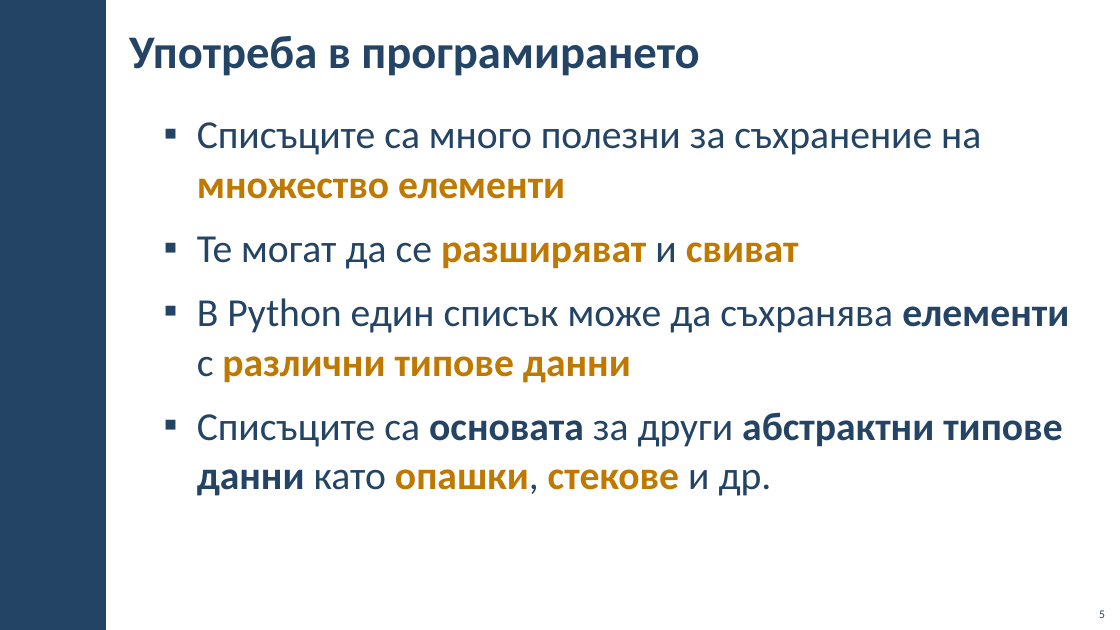
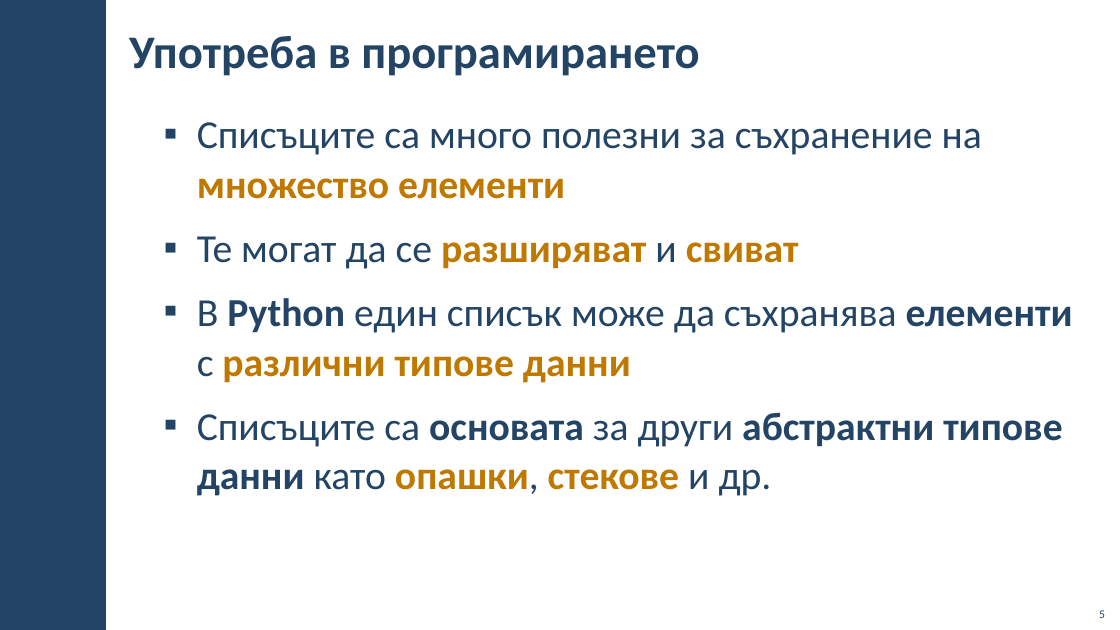
Before and after one commit to BG-IT-Edu/School-Programming, a slide deck: slide 5 of Courses/Computer-Modeling-and-IT/Computer-Modeling-and-IT-6-Class/27-{last-number}-Python/30-Lists/30-Lists.pptx. Drawn at 1120x630 pixels with LibreOffice and Linux fonts; fonts in the diff are those of the drawing; background and template pictures are left out. Boxes give left, top, right and bottom in pixels: in the first picture for what was removed or moved away, otherwise in the second. Text is boxed around its words. In the diff, an @@ line names an element or a change of style, - is before the commit and + after.

```diff
--- a/Courses/Computer-Modeling-and-IT/Computer-Modeling-and-IT-6-Class/27-{last-number}-Python/30-Lists/30-Lists.pptx
+++ b/Courses/Computer-Modeling-and-IT/Computer-Modeling-and-IT-6-Class/27-{last-number}-Python/30-Lists/30-Lists.pptx
@@ text at bbox=[197, 298, 1073, 383]: bold on in "Python" @@
```
Also in this commit, not shown: 2 other slides changed, 19 slides added.
